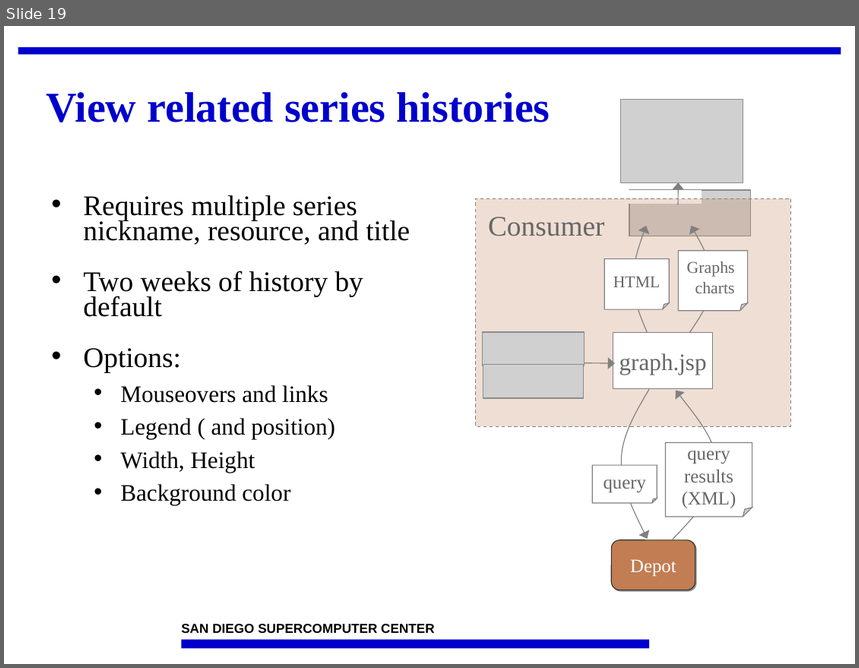
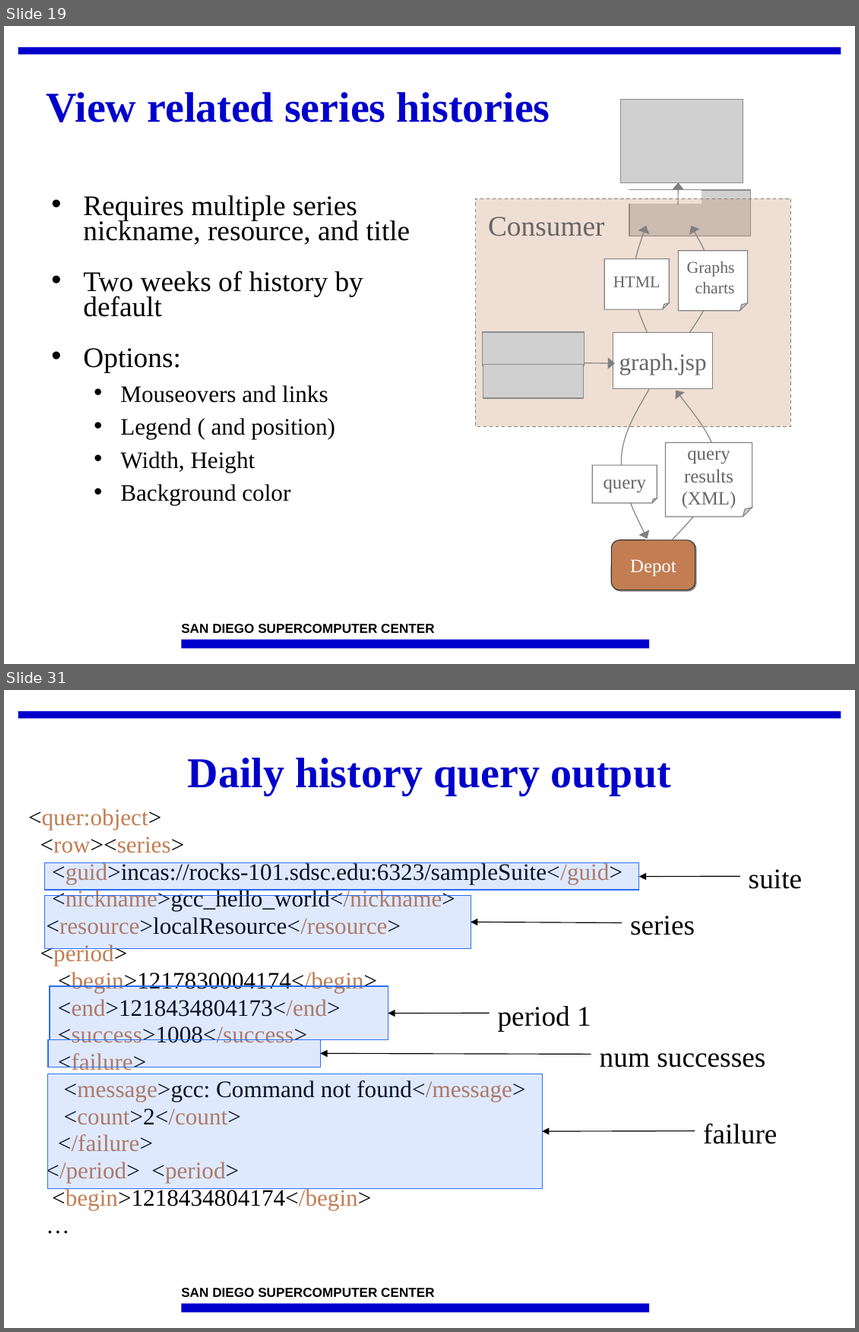
Before and after one commit to IncaProject/inca-xsede, a slide deck: talks/2008workshop/consumer.ppt. Shown one above the other, each under a label of ours: slide 19 before the commit, slides 19 and 31 after it; the slides between them are not shown. The pictures are 859x668 and 859x1332 pixels, drawn with LibreOffice and Linux fonts; fonts in the diff are those of the drawing; grey boxes stand for pictures; background and template pictures are left out. Boxes give left, top, right and bottom in pixels: in the first picture for what was removed or moved away, otherwise in the second. Text is boxed around its words. In the diff, an @@ line names an element or a change of style, - is before the commit and + after.

```diff
--- a/talks/2008workshop/consumer.ppt
+++ b/talks/2008workshop/consumer.ppt
@@ slide 31 added at [4, 690, 855, 1328], background #FFFFFF; not listed: 3 template elements that a slide beside it also shows @@
@@ title added at [188, 758, 671, 796], 36 pt, text #0000CC, bold @@
+Daily history query output
@@ text added at [28, 809, 623, 1211], 20 pt, text #000000 @@
+<quer:object>
+<row><series>
+<guid>incas://rocks-101.sdsc.edu:6323/sampleSuite</guid>
+<nickname>gcc_hello_world</nickname>
+<resource>localResource</resource>
+<period>
+<begin>1217830004174</begin>
+<end>1218434804173</end>
+<success>1008</success>
+<failure>
+<message>gcc: Command not found</message>
+<count>2</count>
+</failure>
+</period> <period>
+<begin>1218434804174</begin>
+…
@@ rectangle added at [45, 863, 640, 890], fill #2B6EF6 at 15% opacity, outline #2B6EF6 0.74 pt @@
@@ text added at [749, 869, 802, 889], 24 pt, text #000000 @@
+suite
@@ arrow added from (740, 876) to (639, 876), #000000 0.74 pt @@
@@ rectangle added at [45, 895, 471, 948], fill #2B6EF6 at 15% opacity, outline #2B6EF6 0.74 pt @@
@@ text added at [630, 916, 695, 935], 24 pt, text #000000 @@
+series
@@ arrow added from (622, 923) to (471, 923), #000000 0.74 pt @@
@@ rectangle added at [50, 986, 389, 1040], fill #2B6EF6 at 15% opacity, outline #2B6EF6 0.74 pt @@
@@ text added at [498, 1006, 591, 1031], 24 pt, text #000000 @@
+period 1
@@ arrow added from (489, 1014) to (388, 1014), #000000 0.74 pt @@
@@ rectangle added at [48, 1040, 321, 1067], fill #2B6EF6 at 15% opacity, outline #2B6EF6 0.74 pt @@
@@ arrow added from (591, 1054) to (321, 1053), #000000 0.74 pt @@
@@ text added at [600, 1053, 766, 1068], 24 pt, text #000000 @@
+num successes
@@ rectangle added at [47, 1074, 542, 1189], fill #2B6EF6 at 15% opacity, outline #2B6EF6 0.74 pt @@
@@ arrow added from (695, 1131) to (542, 1132), #000000 0.74 pt @@
@@ text added at [703, 1123, 777, 1144], 24 pt, text #000000 @@
+failure
```
Also in this commit, not shown: 8 slides changed, 18 other slides added, 15 slides removed.
